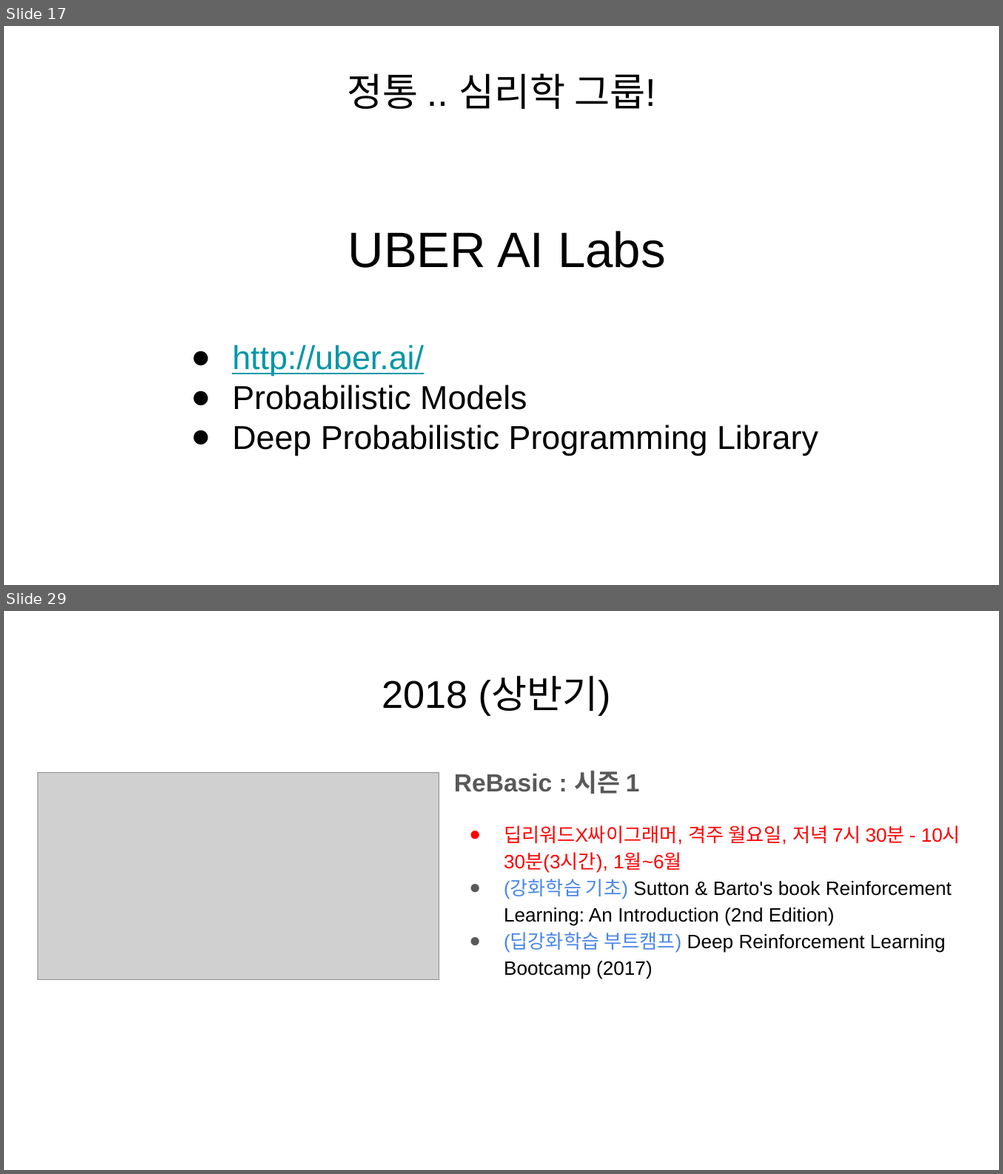
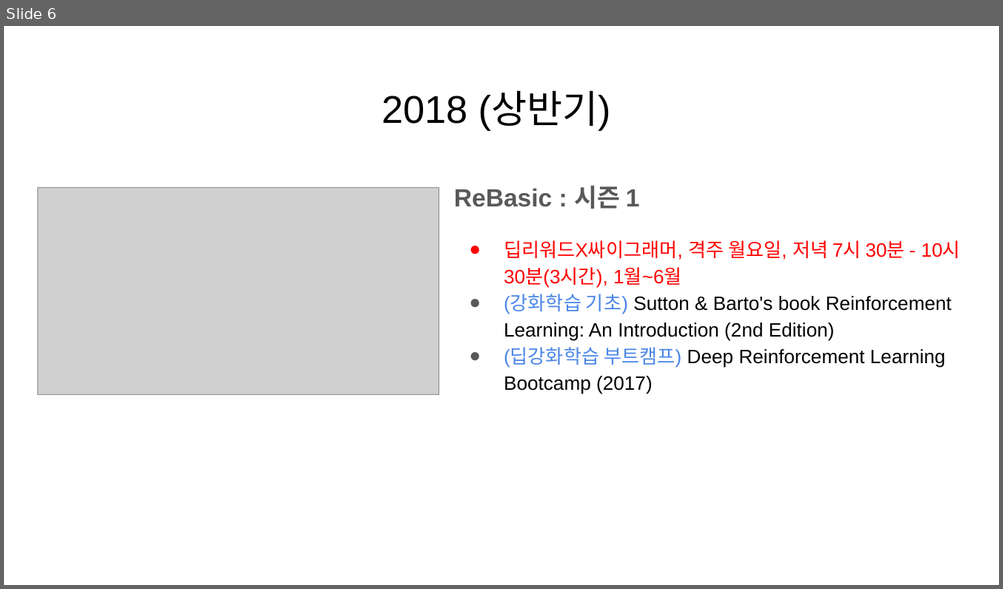
Before and after one commit to KaggleBreak/studybreak, a slide deck: 2017/presentation/study/딥리워드_소개_스터디뽀개기2017.pptx. Shown one above the other, each under a label of ours: slides 17 and 29 before the commit, slide 6 after it; the slides between them are not shown. The pictures are 1003x1174 and 1003x589 pixels, drawn with LibreOffice and Linux fonts; fonts in the diff are those of the drawing; grey boxes stand for pictures. Boxes give left, top, right and bottom in pixels: in the first picture for what was removed or moved away, otherwise in the second. Text is boxed around its words. In the diff, an @@ line names an element or a change of style, - is before the commit and + after.

```diff
--- a/2017/presentation/study/딥리워드_소개_스터디뽀개기2017.pptx
+++ b/2017/presentation/study/딥리워드_소개_스터디뽀개기2017.pptx
@@ slide 17 removed at (x1=4, y1=26, x2=999, y2=585), background #FFFFFF @@
@@ title removed at (x1=347, y1=73, x2=656, y2=109) @@
-정통 .. 심리학 그룹!
@@ text removed at (x1=232, y1=231, x2=818, y2=456) @@
-UBER AI Labs
-● http://uber.ai/
-● Probabilistic Models
-● Deep Probabilistic Programming Library
@@ what was slide 29 is now slide 6 @@
```
Also in this commit, not shown: 1 slide changed, 2 slides added, 26 other slides removed, 1 other file.
